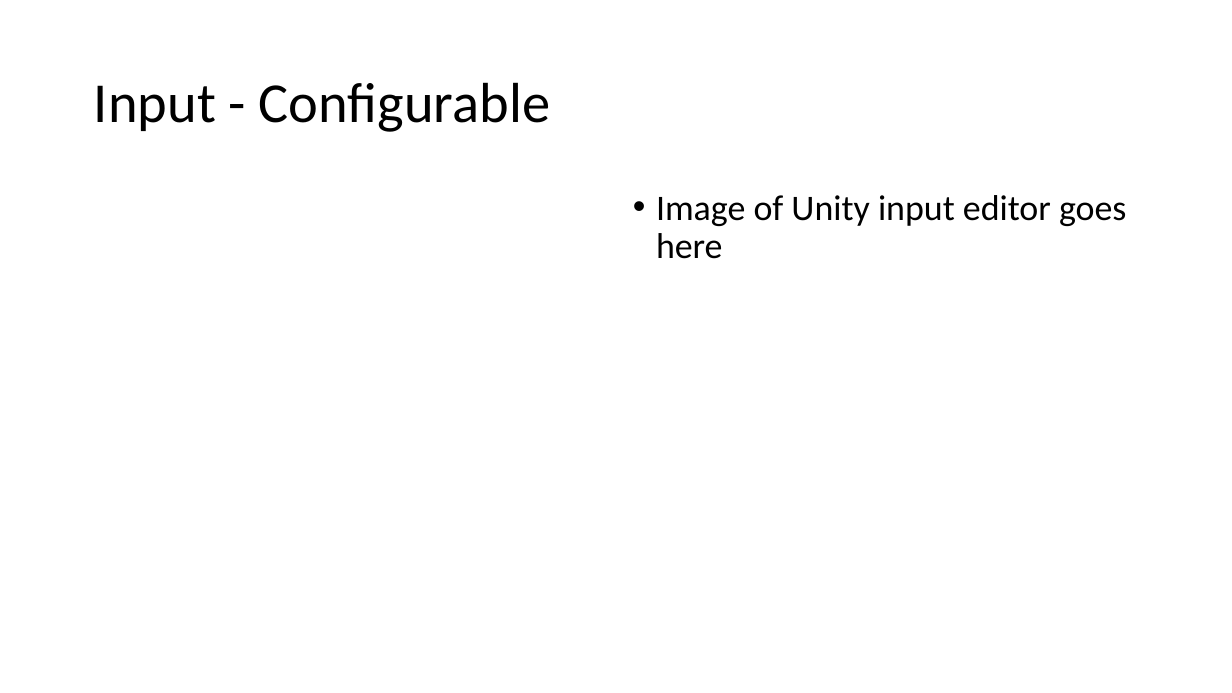
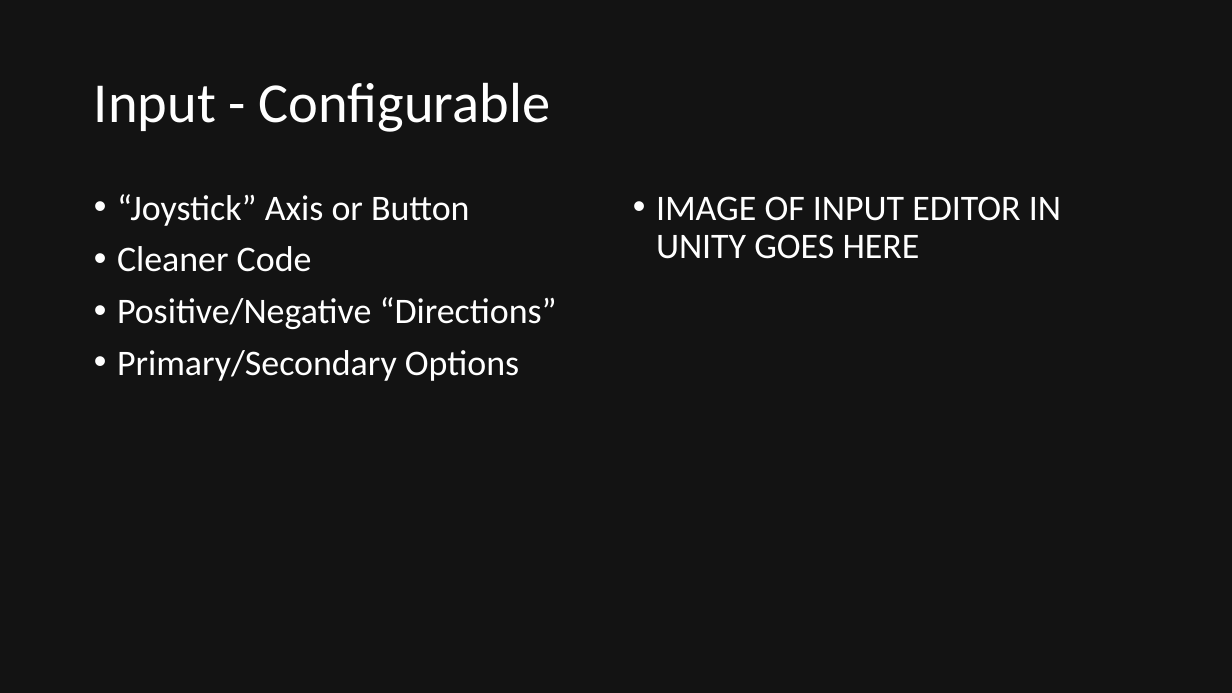
Before and after one commit to quandtm/UnitySTWorkshop, a slide deck: slide 23 of ST_Unity_101_Part1.pptx. Drawn at 1232x693 pixels with LibreOffice and Linux fonts; fonts in the diff are those of the drawing. Boxes give left, top, right and bottom in pixels: in the first picture for what was removed or moved away, otherwise in the second. Text is boxed around its words. In the diff, an @@ line names an element or a change of style, - is before the commit and + after.

Commit message:
Further slides on Input and Physics

```diff
--- a/ST_Unity_101_Part1.pptx
+++ b/ST_Unity_101_Part1.pptx
@@ background #FFFFFF to #131313 @@
@@ title "Input - Configurable" at [94, 82, 551, 132]: text colour #000000 to #FFFFFF @@
@@ text added at [117, 194, 557, 381], 28 pt, text #FFFFFF @@
+• “Joystick” Axis or Button
+• Cleaner Code
+• Positive/Negative “Directions”
+• Primary/Secondary Options
@@ text at [656, 196, 1061, 259]: text changed; text colour #000000 to #FFFFFF @@
-• Image of Unity input editor goes here
+• IMAGE OF INPUT EDITOR IN UNITY GOES HERE
```
Also in this commit, not shown: 30 other slides changed, 4 slides added, 3 slides removed.
